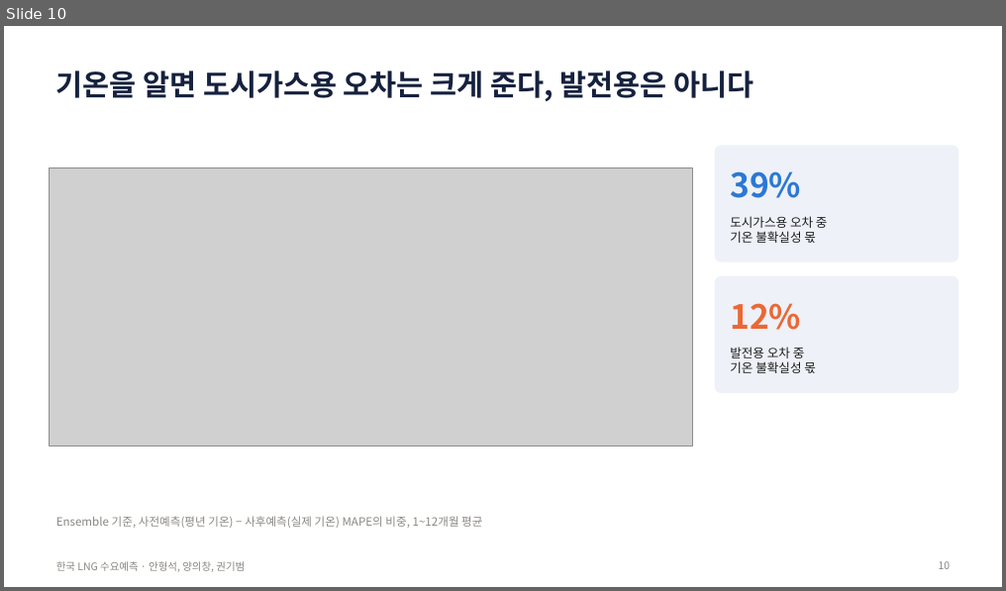
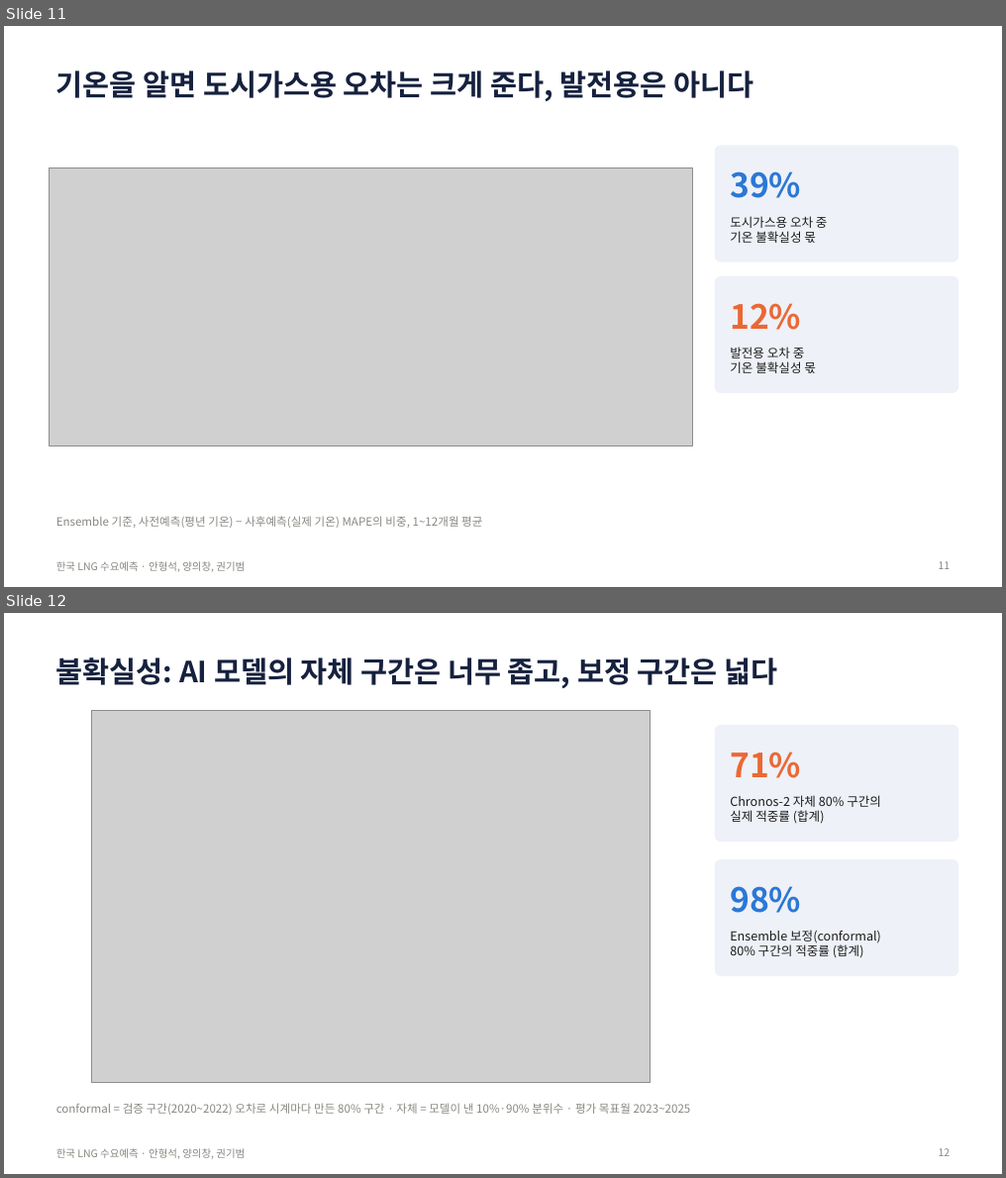
Before and after one commit to seoki0804/LNG_D_F, a slide deck: korea/report/한국_LNG_수요예측_발표.pptx. Shown one above the other, each under a label of ours: slide 10 before the commit, slides 11 and 12 after it. The pictures are 1006x591 and 1006x1178 pixels, drawn with LibreOffice and Linux fonts; fonts in the diff are those of the drawing; grey boxes stand for pictures. Boxes give left, top, right and bottom in pixels: in the first picture for what was removed or moved away, otherwise in the second. Text is boxed around its words. In the diff, an @@ line names an element or a change of style, - is before the commit and + after.

```diff
--- a/korea/report/한국_LNG_수요예측_발표.pptx
+++ b/korea/report/한국_LNG_수요예측_발표.pptx
@@ slide 12 added at (4, 613, 1002, 1174), background #FFFFFF; not listed: 1 template element that a slide beside it also shows @@
@@ title added at (56, 658, 778, 688), 28 pt, text #16213E, bold @@
+불확실성: AI 모델의 자체 구간은 너무 좁고, 보정 구간은 넓다
@@ picture added at (91, 710, 650, 1083) @@
@@ rounded rectangle added at (715, 725, 958, 842), fill #EEF1F7, outline #EEF1F7 1 pt @@
@@ text added at (730, 752, 801, 778), 32 pt, text #EB6834, bold @@
+71%
@@ text added at (730, 795, 881, 824), 12 pt, text #1B1B1B @@
+Chronos-2 자체 80% 구간의
+실제 적중률 (합계)
@@ rounded rectangle added at (715, 861, 958, 976), fill #EEF1F7, outline #EEF1F7 1 pt @@
@@ text added at (730, 886, 801, 913), 32 pt, text #2A78D6, bold @@
+98%
@@ text added at (730, 930, 881, 959), 12 pt, text #1B1B1B @@
+Ensemble 보정(conformal)
+80% 구간의 적중률 (합계)
@@ text added at (56, 1103, 691, 1115), 11 pt, text #898781 @@
+conformal = 검증 구간(2020~2022) 오차로 시계마다 만든 80% 구간 · 자체 = 모델이 낸 10%·90% 분위수 · 평가 목표월 2023~2025
@@ page number added at (939, 1149, 950, 1157), 10 pt, text #898781 @@
+12
@@ what was slide 10 is now slide 11 @@
@@ page number at (939, 562, 950, 570): text changed @@
-10
+11
```
Also in this commit, not shown: 1 slide changed, 2 other slides added, 40 other files.
